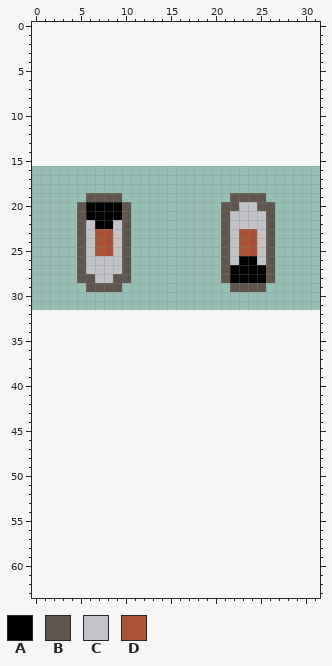
Edited in one commit: pixel-art sprite (ldjam50-lohja/Assets/Sprites/Lever.png). This is how it looked before the edit.
The file is 32x16 pixels. The old version is drawn lined up with the new one, on the new canvas.
Palette (. is transparent): A #000000  B #5f574f  C #c2c3c7  D #ab5236
Pixels before, first column x 5:
19 .BBBB............BBBB.
20 BAAAAB..........BBCCBB
21 BAAAAB..........BCCCCB
22 BCAACB..........BCCCCB
23 BCDDCB..........BCDDCB
24 BCDDCB..........BCDDCB
25 BCDDCB..........BCDDCB
26 BCCCCB..........BCAACB
27 BCCCCB..........BAAAAB
28 BBCCBB..........BAAAAB
29 .BBBB............BBBB.
Once edited:
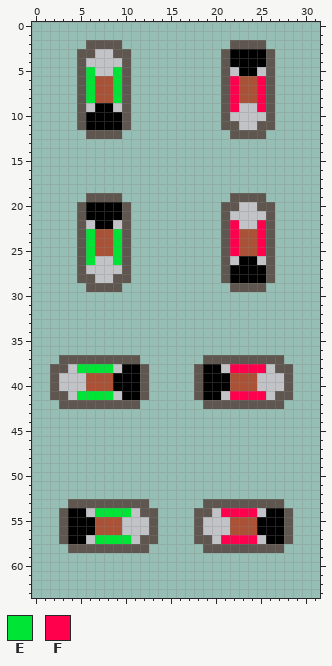
Colours new in this view: E #00e436  F #ff004d
The exact change:
canvas 32x16 -> 32x64, the old top-left corner now at 0,16
Changed rows in their new state; - is an unchanged pixel.
first column x 5:
 2 -BBBB------------BBBB-
 3 BBCCBB----------BAAAAB
 4 BCCCCB----------BAAAAB
 5 BECCEB----------BCAACB
 6 BEDDEB----------BFDDFB
 7 BEDDEB----------BFDDFB
 8 BEDDEB----------BFDDFB
 9 BCAACB----------BFCCFB
10 BAAAAB----------BCCCCB
11 BAAAAB----------BBCCBB
12 -BBBB------------BBBB-
first column x 6:
22 ----------------F--F
23 E--E------------F--F
24 E--E------------F--F
25 E--E------------F--F
26 E--E----------------
first column x 2:
37 -BBBBBBBBB-------BBBBBBBBB-
38 BBCEEEECAAB-----BAACFFFFCBB
39 BCCCDDDAAAB-----BAAADDDCCCB
40 BCCCDDDAAAB-----BAAADDDCCCB
41 BBCEEEECAAB-----BAACFFFFCBB
42 -BBBBBBBBB-------BBBBBBBBB-
first column x 3:
53 -BBBBBBBBB------BBBBBBBBB-
54 BAACEEEECBB----BBCFFFFCAAB
55 BAAADDDCCCB----BCCCDDDAAAB
56 BAAADDDCCCB----BCCCDDDAAAB
57 BAACEEEECBB----BBCFFFFCAAB
58 -BBBBBBBBB------BBBBBBBBB-
Changed places in both pictures, as pixel boxes (x1, y1, x2, y2):
added: (77, 40, 131, 139)
added: (221, 40, 275, 139)
changed: (230, 220, 266, 256)
changed: (86, 229, 122, 265)
added: (50, 355, 149, 409)
added: (194, 355, 293, 409)
added: (59, 499, 158, 553)
added: (194, 499, 293, 553)
